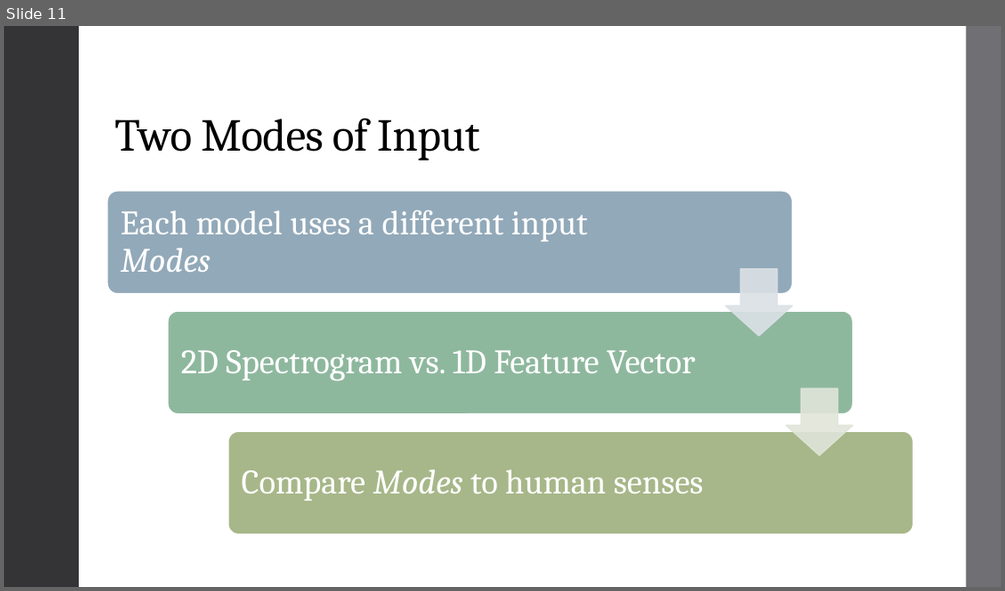
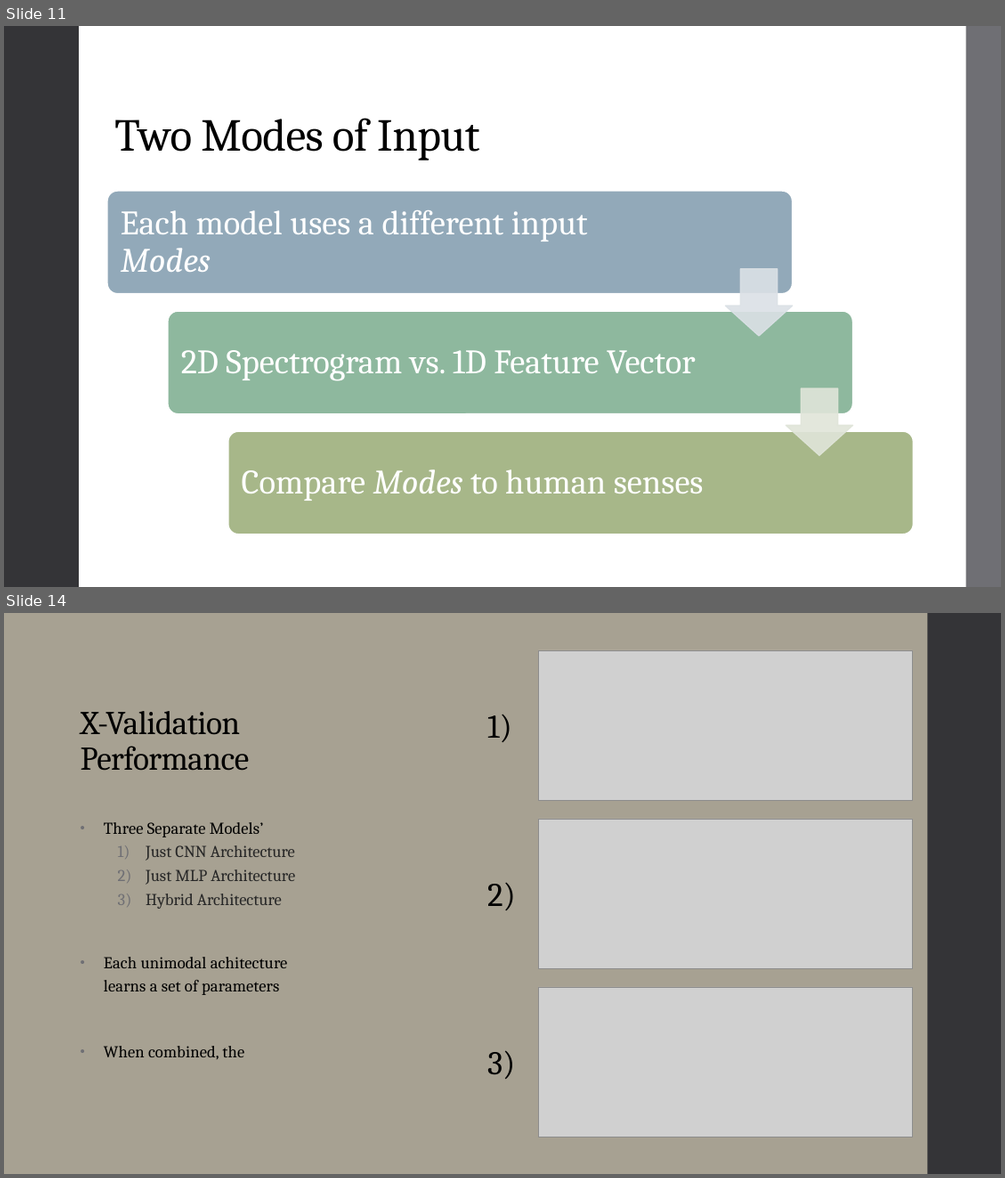
Before and after one commit to landonbuell/Buell-Senior-Thesis, a slide deck: JMMPaper/Musical Instrument Classification Using a Hybrid Neural Network BuellShort.pptx. Shown one above the other, each under a label of ours: slide 11 before the commit, slides 11 and 14 after it; the slides between them are not shown. The pictures are 1005x591 and 1005x1178 pixels, drawn with LibreOffice and Linux fonts; fonts in the diff are those of the drawing; grey boxes stand for pictures. Boxes give left, top, right and bottom in pixels: in the first picture for what was removed or moved away, otherwise in the second. Text is boxed around its words. In the diff, an @@ line names an element or a change of style, - is before the commit and + after.

```diff
--- a/JMMPaper/Musical Instrument Classification Using a Hybrid Neural Network BuellShort.pptx
+++ b/JMMPaper/Musical Instrument Classification Using a Hybrid Neural Network BuellShort.pptx
@@ slide 14 added at (4, 613, 1001, 1174), background #A7A192; not listed: 1 template element that a slide beside it also shows @@
@@ picture added at (539, 650, 913, 800) @@
@@ title added at (81, 711, 250, 771), 32 pt, text #000000 @@
+X-Validation Performance
@@ text added at (487, 714, 512, 742), 32 pt, text #000000 @@
+1)
@@ text added at (104, 822, 295, 1059), 16 pt, text #000000 @@
+• Three Separate Models’
+  1) Just CNN Architecture
+  2) Just MLP Architecture
+  3) Hybrid Architecture
+• Each unimodal achitecture learns a set of parameters
+• When combined, the
@@ picture added at (539, 819, 913, 968) @@
@@ text added at (487, 883, 516, 910), 32 pt, text #000000 @@
+2)
@@ picture added at (539, 987, 913, 1136) @@
@@ text added at (487, 1050, 515, 1078), 32 pt, text #000000 @@
+3)
```
Also in this commit, not shown: 11 slides changed, 3 other slides added, 1 slide removed, 6 other files.
